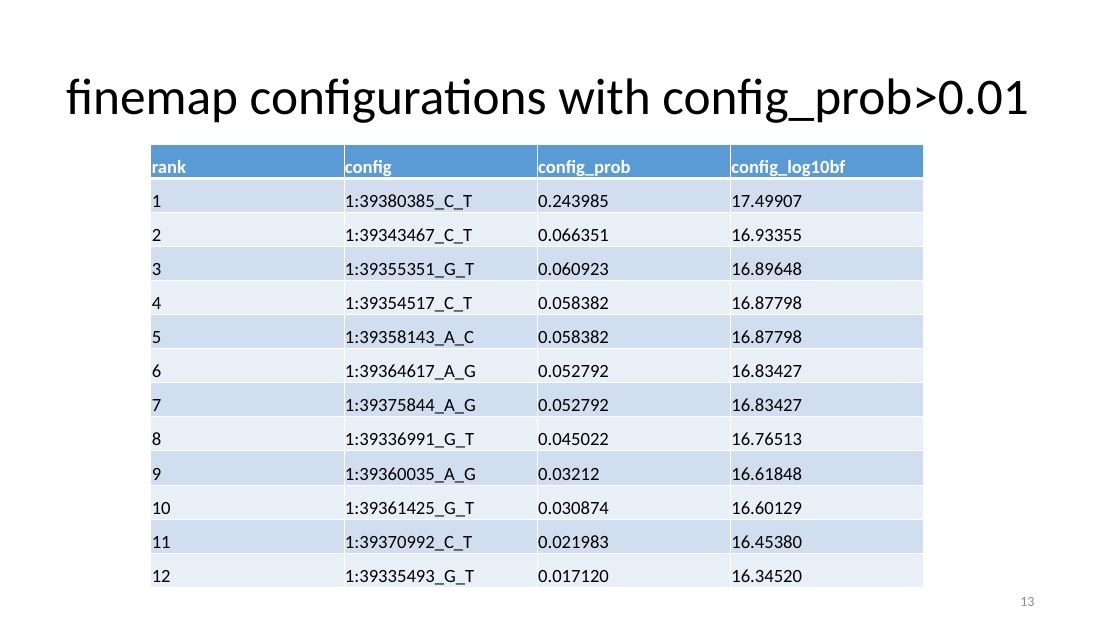
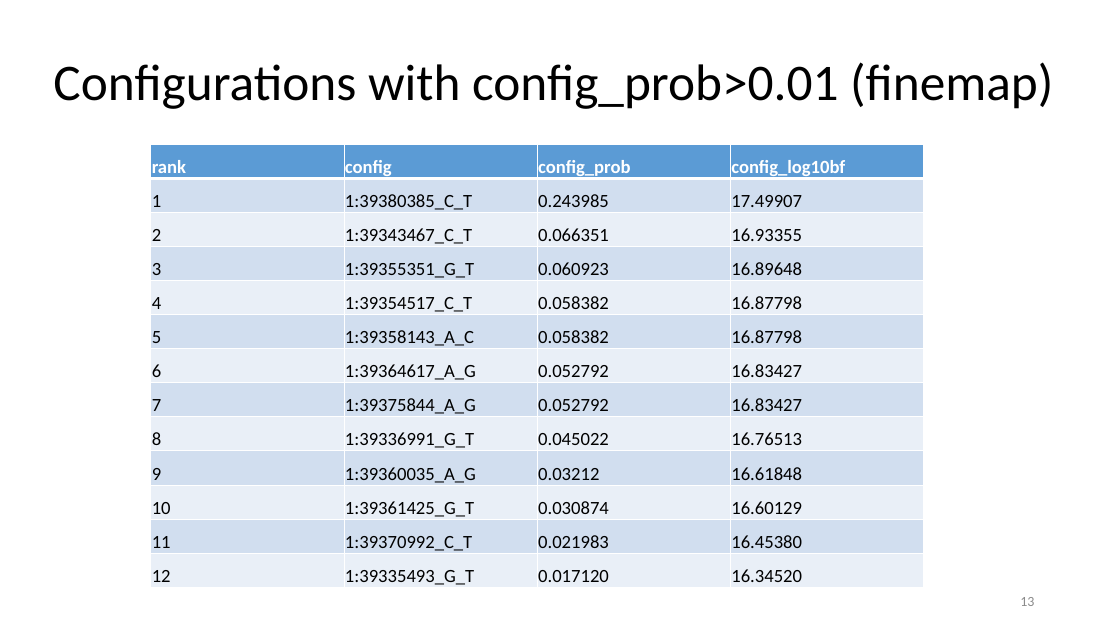
Before and after one commit to jinghuazhao/FM-pipeline, a slide deck: slide 13 of README.pptx. Drawn at 1120x630 pixels with LibreOffice and Linux fonts; fonts in the diff are those of the drawing. Boxes give left, top, right and bottom in pixels: in the first picture for what was removed or moved away, otherwise in the second. Text is boxed around its words. In the diff, an @@ line names an element or a change of style, - is before the commit and + after.

```diff
--- a/README.pptx
+++ b/README.pptx
@@ title at [53,62,1053,109]: text changed @@
-finemap configurations with config_prob>0.01
+Configurations with config_prob>0.01 (finemap)
```
Also in this commit, not shown: 3 other slides changed.
